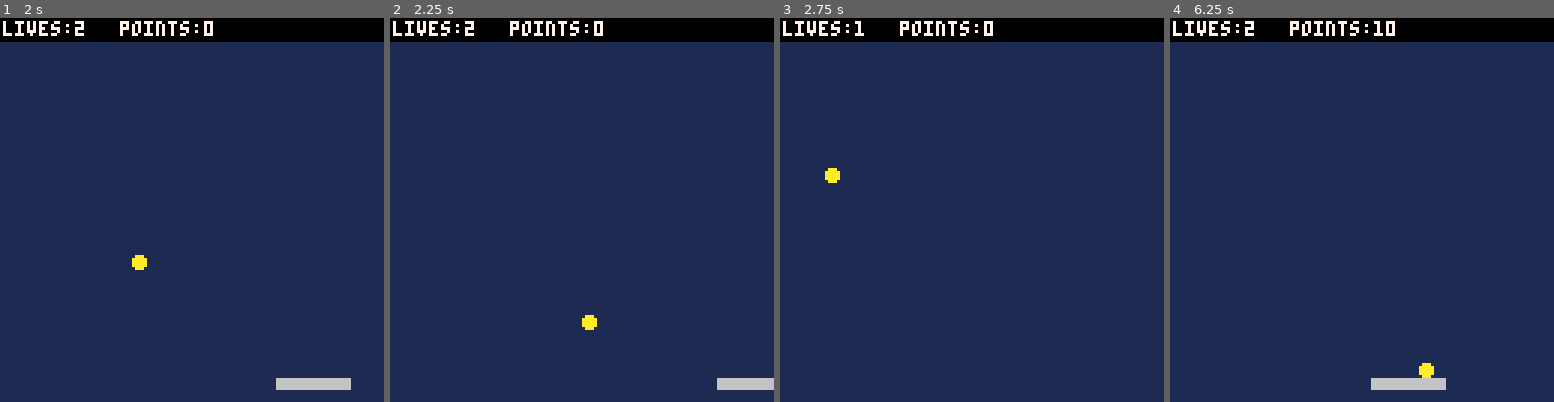
Above: before the commit, frames 1-4 (left to right).
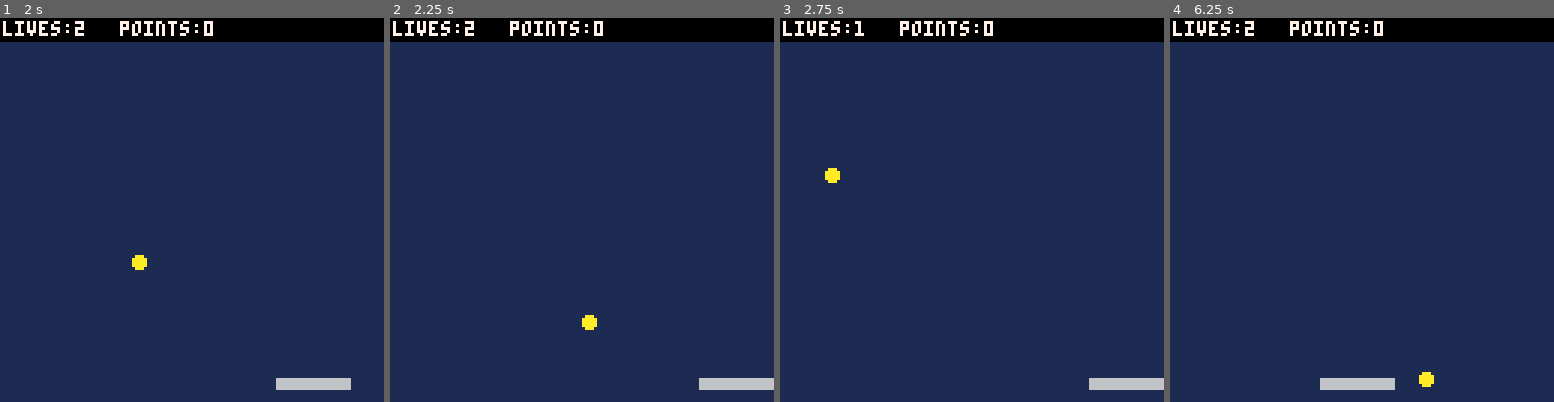
Above: after the commit, the same moments.

Repository: JaelinFord/breakout
Game: PICO-8 cartridge game.p8
Two runs of this game, one before a commit and one after it. Both use one fixed random seed, a clock stepped at 60 frames per second and the inputs below.
Inputs:
- Up to frame 1 (2 s): tap X (X key) at 0.33, 1.07, 1.85 s; hold Right from 1.6 s (still down)
- Up to frame 2 (2.25 s): release Right at 2.1 s
- Up to frame 3 (2.75 s): hold Right from 2.47 s (still down)
- Up to frame 4 (6.25 s): tap X (X key) at 2.97, 4.08, 5.2 s; release Right at 3.03 s; hold Left 3.08-3.58 s; hold Right 4.02-4.68 s; hold Left 5.08-5.68 s; hold Right from 6.08 s (still down)

Frame 1 is identical in both runs. In frame 2, 0.1% of the frame differs, in the area x 80-86%, y 93-97%; in frame 3, 0.6%; in frame 4, 1.1%, in the area x 39-72%, y 0-97%.

Commit message:
Add paddle border collision

Diff:
--- a/paddle.lua
+++ b/paddle.lua
@@ -39,6 +39,7 @@
 	end
 	-- Update the paddle's X position based on its velocity
 	PAD_X += PAD_DX
+	PAD_X = mid(0, PAD_X, 127 - PAD_W)
 end
 
 -- Draw the paddle
